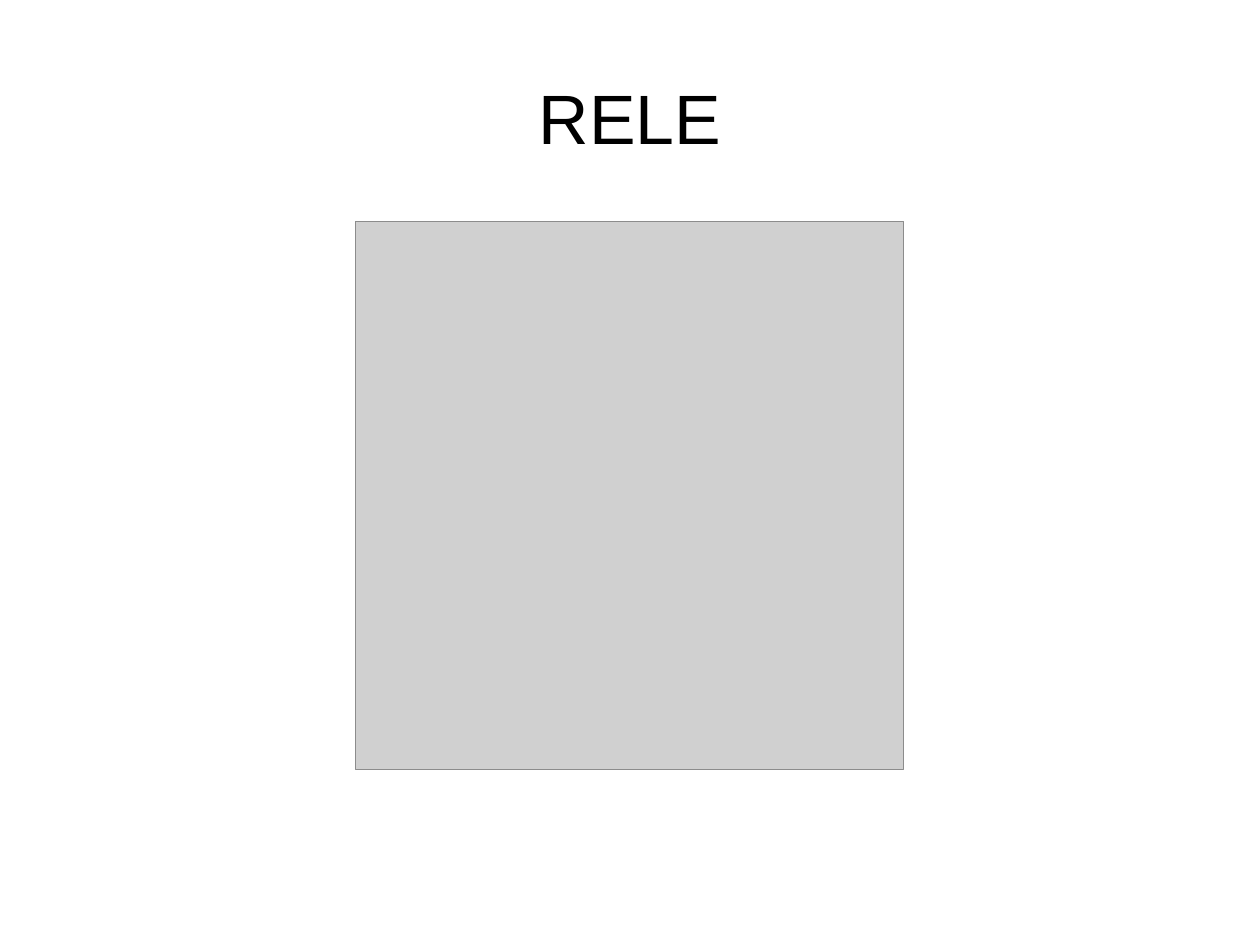
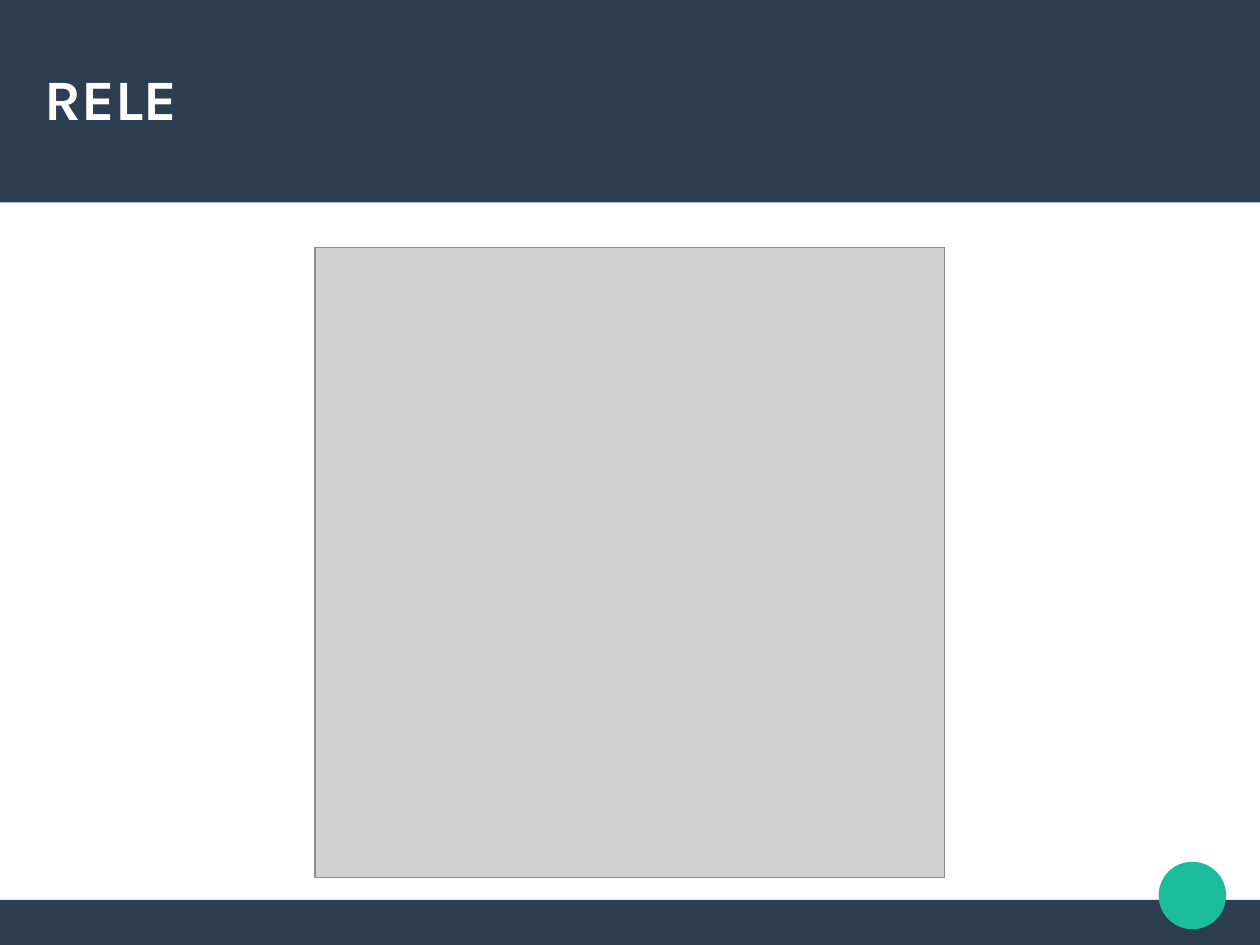
Before and after one commit to valentinbasel/escuela_del_futuro, a slide deck: slide 6 of clase1/mini_present.odp. Drawn at 1260x945 pixels with LibreOffice and Linux fonts; fonts in the diff are those of the drawing; grey boxes stand for pictures. Boxes give left, top, right and bottom in pixels: in the first picture for what was removed or moved away, otherwise in the second. Text is boxed around its words. In the diff, an @@ line names an element or a change of style, - is before the commit and + after.

```diff
--- a/clase1/mini_present.odp
+++ b/clase1/mini_present.odp
@@ rectangle added at (0, 0, 1260, 202), fill #2C3E50 @@
@@ title "RELE": place and size @@
-title "RELE" at (539, 96, 721, 144)
+title "RELE" at (45, 83, 177, 120)
@@ title "RELE" at (45, 83, 177, 120): size 44 to 36 pt, font Arial to Karla, text colour #000000 to #FFFFFF, bold on; alignment centre to left @@
@@ picture: place and size @@
-picture at (356, 221, 903, 768)
+picture at (316, 248, 946, 878)
@@ ellipse added at (1159, 862, 1227, 930), fill #1ABC9C @@
@@ rectangle added at (0, 900, 1260, 944), fill #2C3E50 @@
```
Also in this commit, not shown: 8 other slides changed, 1 slide added, 1 slide removed, 2 other files.
